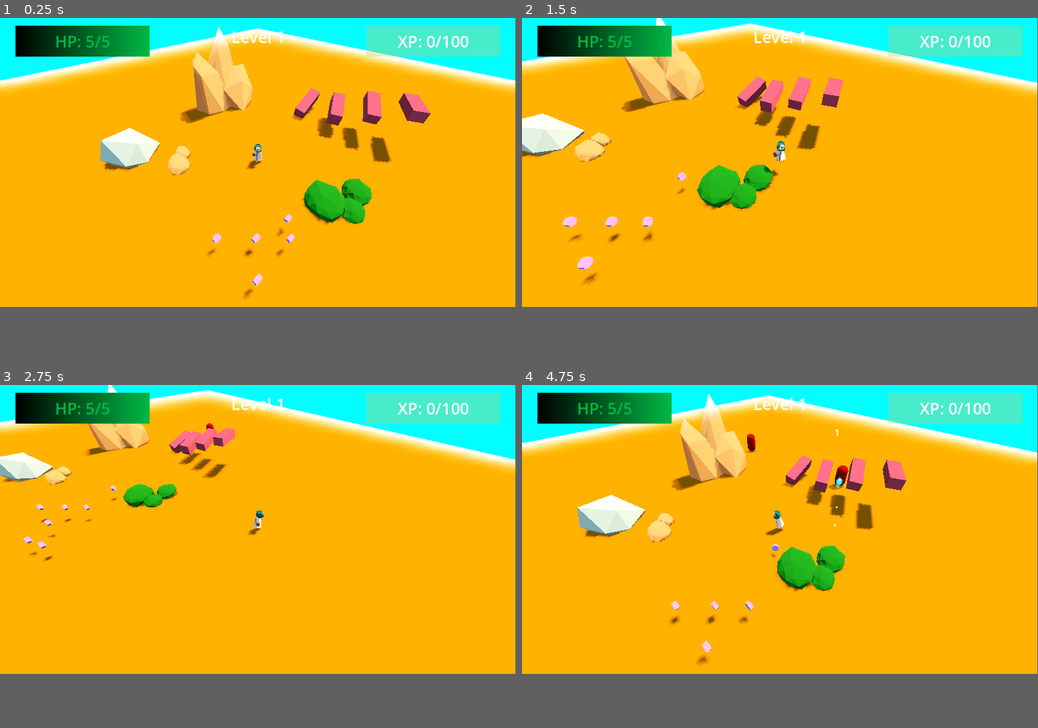
Above: before the commit, frames 1-4 (two rows, left to right).
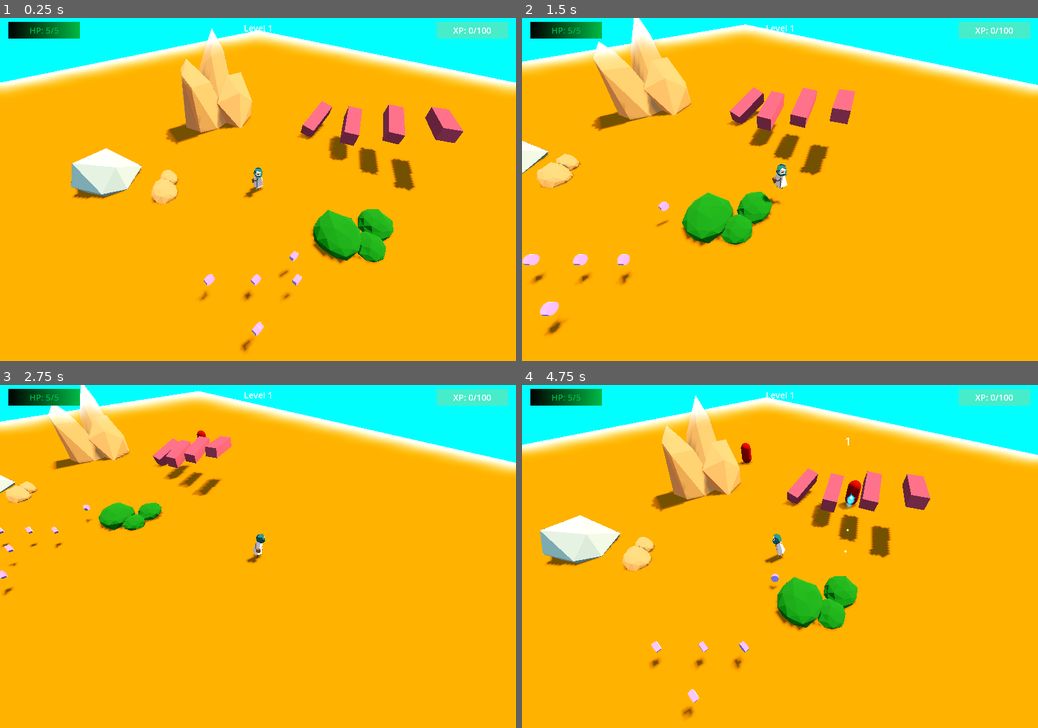
Above: after the commit, the same moments.

Repository: DeepRestGames/EcoDungeon
Game: Godot game, scene res://scenes/PrototypeScene_Weapons_01.tscn
Same seed, same stepped clock (60 frames per second), same inputs: the game is played once before the commit and once after it. A sky picture missing from this copy of the repository is replaced by a grey-blue gradient.
Inputs (mouse positions are in pixels of both pictures, inside the frame that each line leads up to):
- Up to frame 1 (0.25 s): no input
- Up to frame 2 (1.5 s): move the mouse to (893, 148) at 0.52 s; hold D (move_right) 0.53-1.28 s; tap Space (spacebar) at 0.6 s; move the mouse to (676, 175) at 1.27 s; hold S (move_down) from 1.28 s (still down); tap Mouse wheel up (zoom_in) at 1.35 s
- Up to frame 3 (2.75 s): move the mouse to (309, 467) at 2.02 s; release S (move_down) at 2.03 s; hold D (move_right) from 2.03 s (still down); hold Mouse wheel down (zoom_out) from 2.03 s (still down)
- Up to frame 4 (4.75 s): move the mouse to (754, 587) at 2.77 s; release D (move_right) at 2.78 s; release Mouse wheel down (zoom_out) at 2.78 s; hold W (move_up) 2.78-3.53 s; tap Space (spacebar) at 2.85 s; move the mouse to (934, 573) at 3.52 s; hold Mouse wheel up (zoom_in) 3.53-4.28 s; hold A (move_left) from 3.53 s (still down); move the mouse to (625, 484) at 4.27 s; tap Mouse wheel down (zoom_out) at 4.35 s
In our replay, the window is 799x449 before the commit and 800x533 after it. These sizes can differ from the game's own. Grey fills any space a smaller window leaves; there, only what the larger window draws over its background counts as a difference.

The runs differ from the first frame. In frame 1, 21% of the frame differs, in the area x 0-100%, y 0-98%; in frame 2, 19%; in frame 3, 14%; in frame 4, 22%.

Commit message:
Basic logic for piercing, explosion

Diff:
--- a/project.godot
+++ b/project.godot
@@ -14,6 +14,11 @@
 run/main_scene="res://scenes/PrototypeScene_Weapons_01.tscn"
 config/features=PackedStringArray("4.2", "Forward Plus")
 config/icon="res://icon.svg"
+
+[display]
+
+window/size/viewport_width=2160
+window/size/viewport_height=1440
 
 [input]
 
--- a/resources/powerups/PowerupCooldown.tres
+++ b/resources/powerups/PowerupCooldown.tres
@@ -21,3 +21,8 @@
 projectiles_number_modifier_value = 0
 projectiles_number_modifier_type = 0
 homing_projectiles_modifier_value = false
+explosion_radius_value = 0.0
+explosion_radius_modifier_type = 0
+explosion_damage_value = 0.0
+explosion_damage_modifier_type = 0
+projectile_pierce_value = 0
--- a/resources/powerups/PowerupDamage.tres
+++ b/resources/powerups/PowerupDamage.tres
@@ -21,3 +21,8 @@
 projectiles_number_modifier_value = 1
 projectiles_number_modifier_type = 0
 homing_projectiles_modifier_value = false
+explosion_radius_value = 0.0
+explosion_radius_modifier_type = 0
+explosion_damage_value = 0.0
+explosion_damage_modifier_type = 0
+projectile_pierce_value = 0
--- /dev/null
+++ b/resources/powerups/PowerupPierce.tres
@@ -0,0 +1,29 @@
+[gd_resource type="Resource" script_class="WeaponPowerup" load_steps=3 format=3 uid="uid://bcxtxc5bdj6o7"]
+
+[ext_resource type="Texture2D" uid="uid://b44kslvsdke5r" path="res://assets/2d/icons/fire.png" id="1_x62b8"]
+[ext_resource type="Script" path="res://scripts/weapons/powerups/WeaponPowerup.gd" id="2_kx74d"]
+
+[resource]
+script = ExtResource("2_kx74d")
+powerup_name = "Shotgun"
+powerup_description = ""
+powerup_icon = ExtResource("1_x62b8")
+fire_cooldown_modifier_value = 0.1
+fire_cooldown_modifier_type = 0
+projectile_lifetime_modifier_value = 0.0
+projectile_lifetime_modifier_type = 0
+projectile_velocity_modifier_value = 0.0
+projectile_velocity_modifier_type = 0
+range_modifier_value = 3.0
+range_modifier_type = 3
+damage_modifier_value = 2.5
+damage_modifier_type = 2
+projectiles_number_modifier_value = 0
+projectiles_number_modifier_type = 0
+homing_projectiles_modifier_value = false
+explosion_radius_value = 0.0
+explosion_radius_modifier_type = 0
+explosion_damage_value = 0.0
+explosion_damage_modifier_type = 0
+projectile_pierce_value = 1
+projectile_pierce_modifier_type = 0
--- a/resources/powerups/PowerupRange.tres
+++ b/resources/powerups/PowerupRange.tres
@@ -21,3 +21,8 @@
 projectiles_number_modifier_value = 0
 projectiles_number_modifier_type = 0
 homing_projectiles_modifier_value = false
+explosion_radius_value = 0.0
+explosion_radius_modifier_type = 0
+explosion_damage_value = 0.0
+explosion_damage_modifier_type = 0
+projectile_pierce_value = 0
--- a/resources/powerups/PowerupShotgun.tres
+++ b/resources/powerups/PowerupShotgun.tres
@@ -5,19 +5,24 @@
 
 [resource]
 script = ExtResource("1_bh262")
-powerup_name = "Shotgun"
+powerup_name = "Pierce"
 powerup_description = ""
 powerup_icon = ExtResource("1_1gf6p")
-fire_cooldown_modifier_value = 0.1
+fire_cooldown_modifier_value = 0.0
 fire_cooldown_modifier_type = 0
 projectile_lifetime_modifier_value = 0.0
 projectile_lifetime_modifier_type = 0
 projectile_velocity_modifier_value = 0.0
 projectile_velocity_modifier_type = 0
-range_modifier_value = 3.0
-range_modifier_type = 3
-damage_modifier_value = 2.5
-damage_modifier_type = 2
+range_modifier_value = 0.0
+range_modifier_type = 0
+damage_modifier_value = 0.0
+damage_modifier_type = 0
 projectiles_number_modifier_value = 0
 projectiles_number_modifier_type = 0
 homing_projectiles_modifier_value = false
+explosion_radius_value = 0.0
+explosion_radius_modifier_type = 0
+explosion_damage_value = 0.0
+explosion_damage_modifier_type = 0
+projectile_pierce_value = 1
--- a/scripts/Projectile.gd
+++ b/scripts/Projectile.gd
@@ -5,16 +5,24 @@
 var current_damage: float
 var lifetime_override: float
 var enemy_to_follow: EnemyBase
+var explosion_range: float
+var explosion_damage: float
+var piercing_amount: int
+var pierced_so_far: int = 0
 
 @onready var collision_shape = $CollisionShape3D
 @onready var life_time: Timer = $Lifetime
 
 
-func initialize(speed, dmg, lifetime, enemy = null):
+func initialize(speed, dmg, lifetime, enemy, expl_range, expl_damage, pierce):
 	bullet_velocity = speed
 	current_damage = dmg
 	enemy_to_follow = enemy
 	lifetime_override = lifetime
+	explosion_range = expl_range
+	explosion_damage = expl_damage
+	piercing_amount = pierce
+
 
 
 func _ready():
@@ -34,7 +42,12 @@
 			if collider is EnemyBase:
 				# Get damage component and round if needed
 				deal_damage(collider)
-			destroy()
+			if piercing_amount > 0:
+				pierced_so_far +=1
+				if pierced_so_far > piercing_amount:
+					destroy()
+			else:
+				destroy()
 		else:
 	 		# TODO: less homing?
 			if enemy_to_follow != null:
--- a/scripts/weapons/BaseWeapon.gd
+++ b/scripts/weapons/BaseWeapon.gd
@@ -52,7 +52,11 @@
 		current_projectiles_number = clamp(value, MIN_PROJECTILES_NUMBER, MAX_PROJECTILE_NUMBER)
 
 # --- Powerups ---
-var homing_projectiles = false
+var homing_projectiles: bool = false
+var explosion_range: float = .0
+var explosion_damage: float = .0
+var piercing_amount: int = 0
+
 
 
 func _ready():
@@ -72,10 +76,8 @@
 			# Create new projectile targeting enemy target
 			var projectile = projectile_instance.instantiate()
 			# Set enemy as target to follow if weapon has homing powerup
-			if homing_projectiles:
-				projectile.initialize(projectile_velocity, current_damage, projectile_lifetime, enemy)
-			else:
-				projectile.initialize(projectile_velocity, current_damage, projectile_lifetime)
+			var target = null if homing_projectiles else enemy
+			projectile.initialize(projectile_velocity, current_damage, projectile_lifetime, target, explosion_range, explosion_damage, piercing_amount)
 
 			# Spawn projectile at its origin and shoot it
 			var shoot_origin = projectiles_origins[projectile_origin_index].global_transform.origin
--- a/scripts/weapons/powerups/WeaponPowerup.gd
+++ b/scripts/weapons/powerups/WeaponPowerup.gd
@@ -31,3 +31,16 @@
 
 @export_group("Homing projectiles", "homing_projectiles_")
 @export var homing_projectiles_modifier_value: bool
+
+# --- NEW ---
+@export_group("Explosion range", "explosion_radius_")
+@export var explosion_radius_value: float
+@export var explosion_radius_modifier_type: WeaponPowerupSystem.PowerupModifierType
+
+@export_group("Explosion damage", "explosion_damage_")
+@export var explosion_damage_value: float
+@export var explosion_damage_modifier_type: WeaponPowerupSystem.PowerupModifierType
+
+@export_group("Piercing", "projectile_pierce_")
+@export var projectile_pierce_value: int
+@export var projectile_pierce_modifier_type: WeaponPowerupSystem.PowerupModifierType
--- a/scripts/weapons/powerups/WeaponPowerupSystem.gd
+++ b/scripts/weapons/powerups/WeaponPowerupSystem.gd
@@ -80,3 +80,24 @@
 	# Homing projectiles
 	if powerup.homing_projectiles_modifier_value == true:
 		base_weapon.homing_projectiles = true
+
+	# Explosion range
+	match powerup.explosion_radius_modifier_type:
+		PowerupModifierType.ADD:
+			base_weapon.explosion_range += powerup.explosion_radius_value
+		PowerupModifierType.MULTIPLY:
+			base_weapon.explosion_range *= powerup.explosion_radius_value
+
+	# Explosion damage
+	match powerup.explosion_damage_modifier_type:
+		PowerupModifierType.ADD:
+			base_weapon.explosion_damage += powerup.explosion_damage_value
+		PowerupModifierType.MULTIPLY:
+			base_weapon.explosion_damage *= powerup.explosion_damage_value
+
+	# Pierce value
+	match powerup.projectile_pierce_modifier_type:
+		PowerupModifierType.ADD:
+			base_weapon.piercing_amount += powerup.projectile_pierce_value
+		PowerupModifierType.MULTIPLY:
+			base_weapon.piercing_amount *= powerup.projectile_pierce_value
